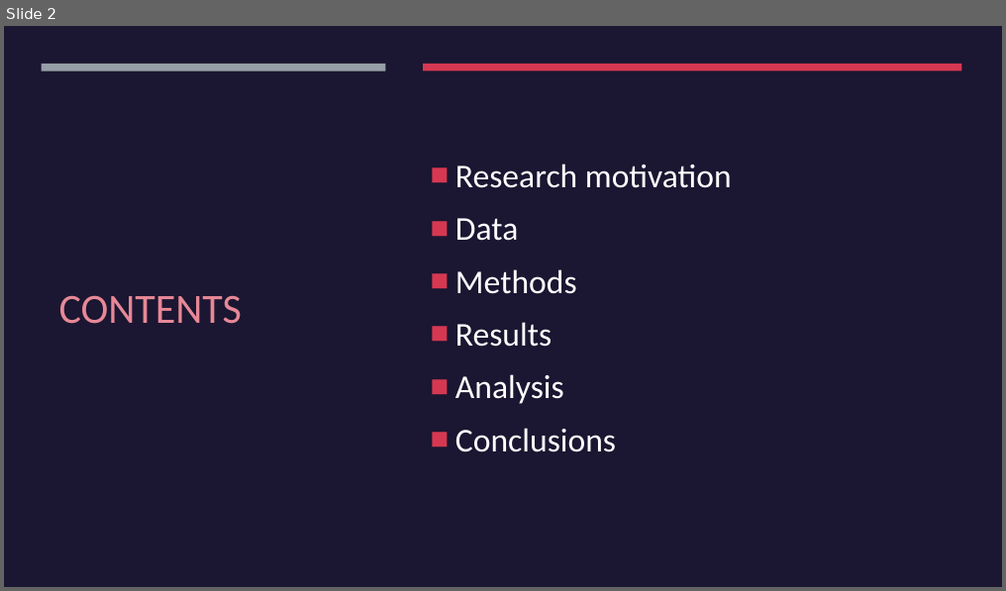
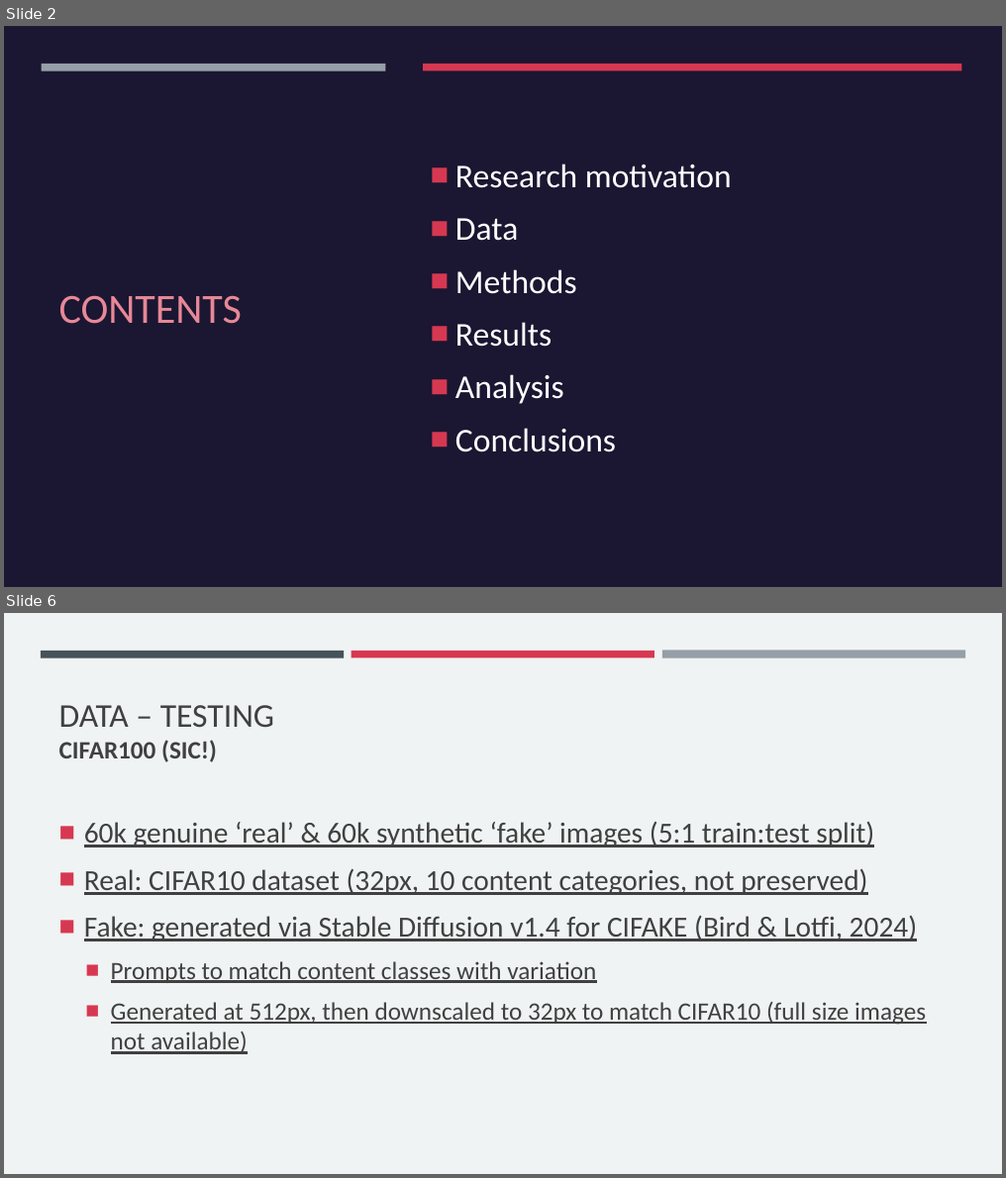
Before and after one commit to jshrdt/aics-project, a slide deck: paper/aics_ppp.pptx. Shown one above the other, each under a label of ours: slide 2 before the commit, slides 2 and 6 after it; the slides between them are not shown. The pictures are 1006x591 and 1006x1178 pixels, drawn with LibreOffice and Linux fonts; fonts in the diff are those of the drawing. Boxes give left, top, right and bottom in pixels: in the first picture for what was removed or moved away, otherwise in the second. Text is boxed around its words. In the diff, an @@ line names an element or a change of style, - is before the commit and + after.

Commit message:
cifar100 transfer, pptx update

```diff
--- a/paper/aics_ppp.pptx
+++ b/paper/aics_ppp.pptx
@@ slide 6 added at box(4, 613, 1002, 1174), background #F0F3F3 @@
@@ rectangle added at box(41, 651, 344, 658), fill #465359 @@
@@ rectangle added at box(351, 651, 654, 658), fill #D73851 @@
@@ rectangle added at box(662, 651, 965, 659), fill #969FA7 @@
@@ title added at box(59, 705, 274, 762), 24 pt, text #404040, bold @@
+DATA – TESTING
+CIFAR100 (SIC!)
@@ text added at box(84, 822, 926, 1055), 28 pt, text #404040, underline @@
+■ 60k genuine ‘real’ & 60k synthetic ‘fake’ images (5:1 train:test split)
+■ Real: CIFAR10 dataset (32px, 10 content categories, not preserved)
+■ Fake: generated via Stable Diffusion v1.4 for CIFAKE (Bird & Lotfi, 2024)
+  ■ Prompts to match content classes with variation
+  ■ Generated at 512px, then downscaled to 32px to match CIFAR10 (full size images not available)
```
Also in this commit, not shown: 6 slides changed, 11 other slides added, 11 other files.
